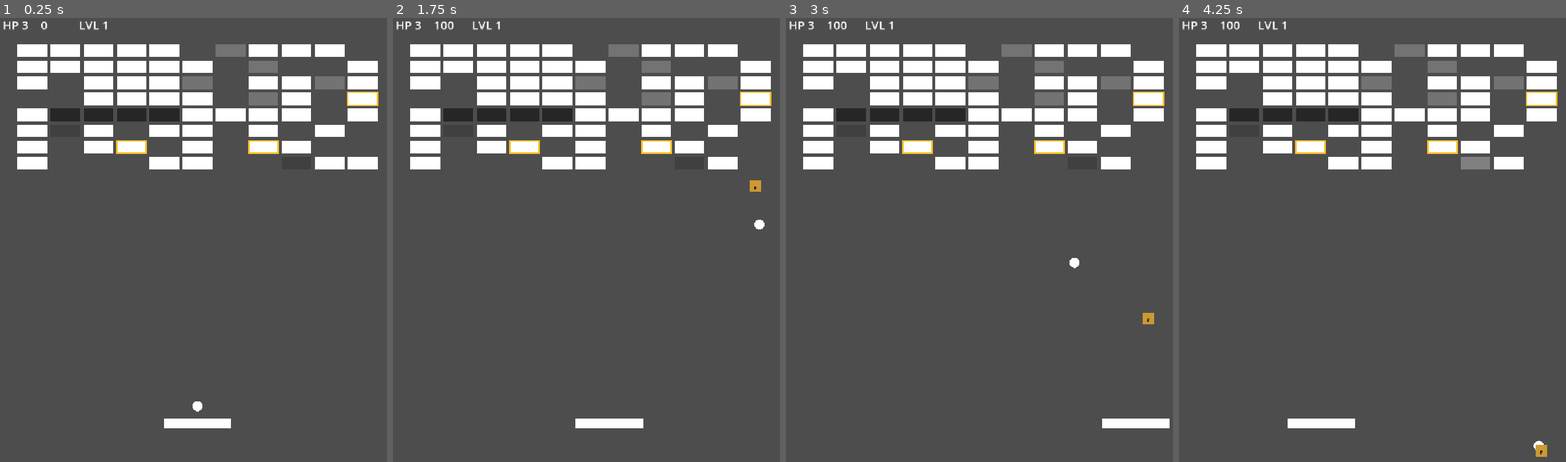
Above: before the commit, frames 1-4 (left to right).
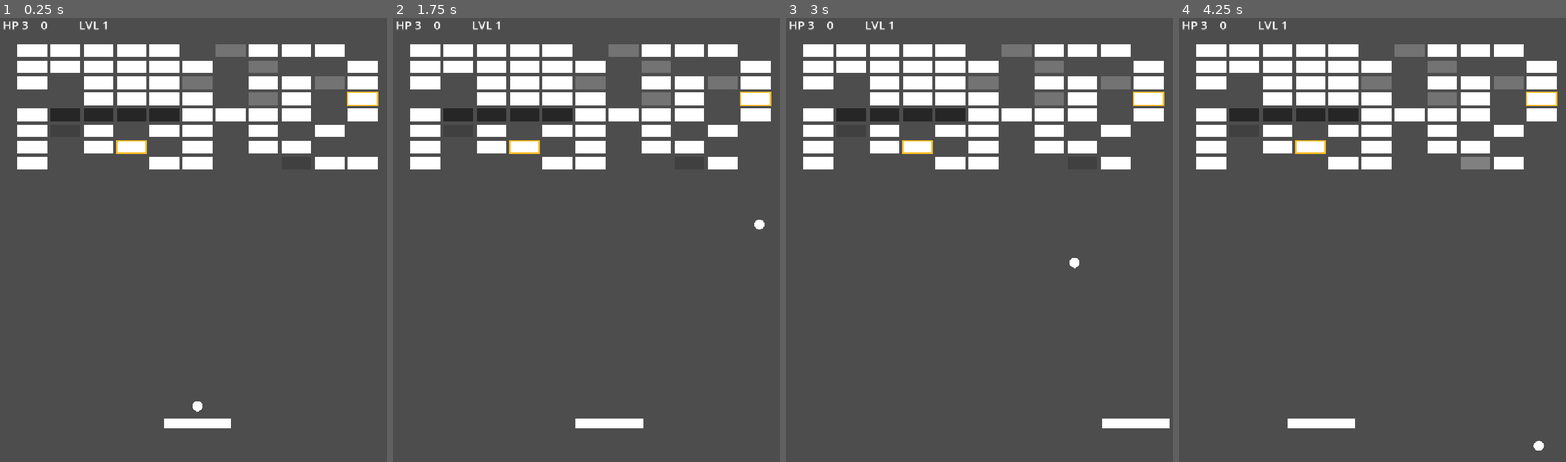
Above: after the commit, the same moments.

Repository: Ardarik421/arkanoid
Game: Godot game, scene res://scenes/main.tscn
The game is run twice, just before and just after one commit, with the same random seed, the same clock (stepped at 60 frames per second) and the same inputs. The project has no main scene, so this scene is started directly.
Inputs (mouse positions are in pixels of both pictures, inside the frame that each line leads up to):
- Up to frame 1 (0.25 s): no input
- Up to frame 2 (1.75 s): tap Enter at 0.5 s; move the mouse to (679, 213) at 0.52 s; hold D (move_right) 0.53-1.28 s; tap Space (launch_ball) at 0.6, 1.35 s; move the mouse to (509, 257) at 1.27 s; hold A (move_left) from 1.28 s (still down)
- Up to frame 3 (3 s): move the mouse to (1025, 137) at 2.02 s; release A (move_left) at 2.03 s; hold D (move_right) from 2.03 s (still down); tap Space (launch_ball) at 2.1, 2.85 s; move the mouse to (964, 328) at 2.77 s
- Up to frame 4 (4.25 s): move the mouse to (1500, 306) at 3.52 s; release D (move_right) at 3.53 s; hold A (move_left) from 3.53 s (still down); tap Space (launch_ball) at 3.6 s

The runs differ from the first frame. In frame 1, less than 0.1% of the frame differs, in the area x 64-73%, y 27-31%; in frame 2, 0.2%; in frame 3, 0.2%; in frame 4, 0.2%, in the area x 10-96%, y 0-99%.

Commit message:
Добавить обычные и усиленные бонусные кирпичи

Diff:
--- a/scenes/brick.gd
+++ b/scenes/brick.gd
@@ -1,6 +1,6 @@
 extends StaticBody2D
 
-signal destroyed(points: int, brick_position: Vector2, guaranteed_bonus: bool)
+signal destroyed(points: int, brick_position: Vector2, guaranteed_bonus: bool, powerful_bonus: bool)
 signal exploded(brick_position: Vector2)
 
 @export var width: float = 70.0
@@ -11,8 +11,11 @@
 @export var points: int = 100
 @export var indestructible: bool = false
 var guaranteed_bonus: bool = false
+var powerful_bonus: bool = false
 
-const BONUS_BRICKS_PER_LEVEL: int = 3
+const MIN_BONUS_BRICKS_PER_LEVEL: int = 2
+const MAX_BONUS_BRICKS_PER_LEVEL: int = 4
+const POWERFUL_BRICK_CHANCE: float = 0.50
 const BONUS_ASSIGNMENT_META: StringName = &"bonus_assignment_scheduled"
 
 var is_destroyed: bool = false
@@ -42,14 +45,21 @@
 			continue
 
 		brick.guaranteed_bonus = false
+		brick.powerful_bonus = false
 		candidates.append(brick)
 
 	candidates.shuffle()
 
-	var bonus_count = min(BONUS_BRICKS_PER_LEVEL, candidates.size())
+	var bonus_count = min(
+		randi_range(MIN_BONUS_BRICKS_PER_LEVEL, MAX_BONUS_BRICKS_PER_LEVEL),
+		candidates.size()
+	)
 
 	for index in range(bonus_count):
 		candidates[index].guaranteed_bonus = true
+
+	if bonus_count > 0 and randf() < POWERFUL_BRICK_CHANCE:
+		candidates[0].powerful_bonus = true
 
 	for brick in candidates:
 		brick.queue_redraw()
@@ -83,7 +93,9 @@
 		else:
 			draw_rect(rect, Color(0.80, 0.80, 0.80))
 
-	if guaranteed_bonus:
+	if powerful_bonus:
+		draw_rect(rect, Color(1.0, 0.25, 0.05), false, 4.0)
+	elif guaranteed_bonus:
 		draw_rect(rect, Color(1.0, 0.75, 0.15), false, 4.0)
 
 func hit(explosive_hit: bool = false):
@@ -95,7 +107,7 @@
 	if health <= 0:
 		is_destroyed = true
 
-		destroyed.emit(points, global_position, guaranteed_bonus)
+		destroyed.emit(points, global_position, guaranteed_bonus, powerful_bonus)
 
 		if explosive_hit:
 			exploded.emit(global_position)
@@ -110,7 +122,7 @@
 
 	is_destroyed = true
 
-	destroyed.emit(points, global_position, guaranteed_bonus)
+	destroyed.emit(points, global_position, guaranteed_bonus, powerful_bonus)
 
 	if explosive_hit:
 		exploded.emit(global_position)
